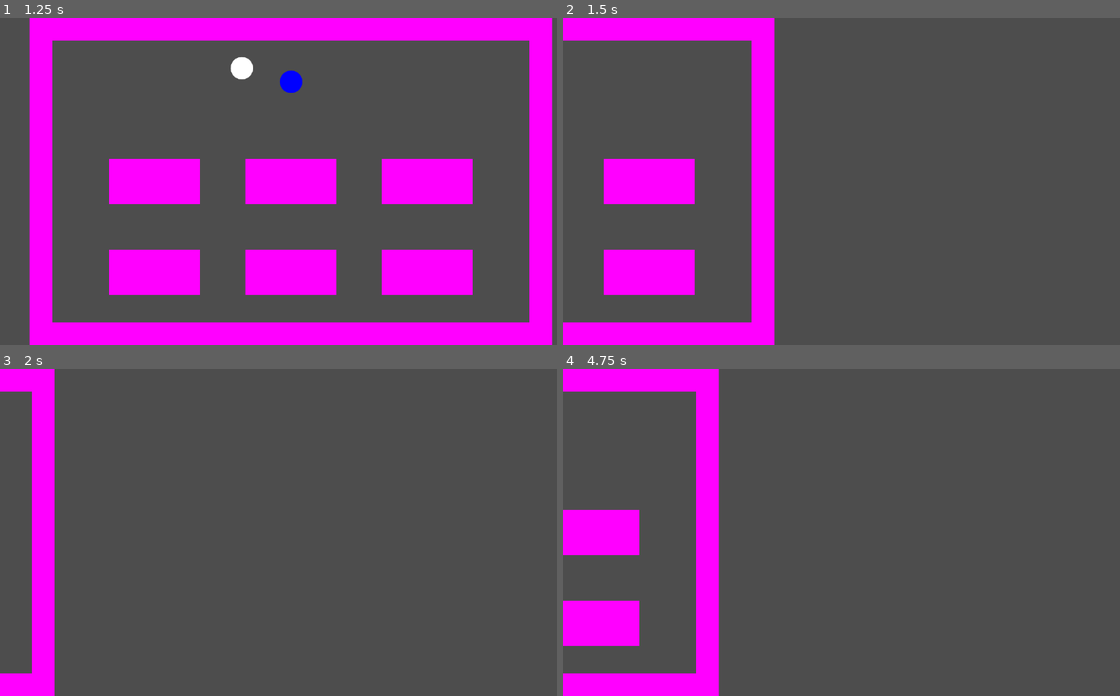
Above: before the commit, frames 1-4 (two rows, left to right).
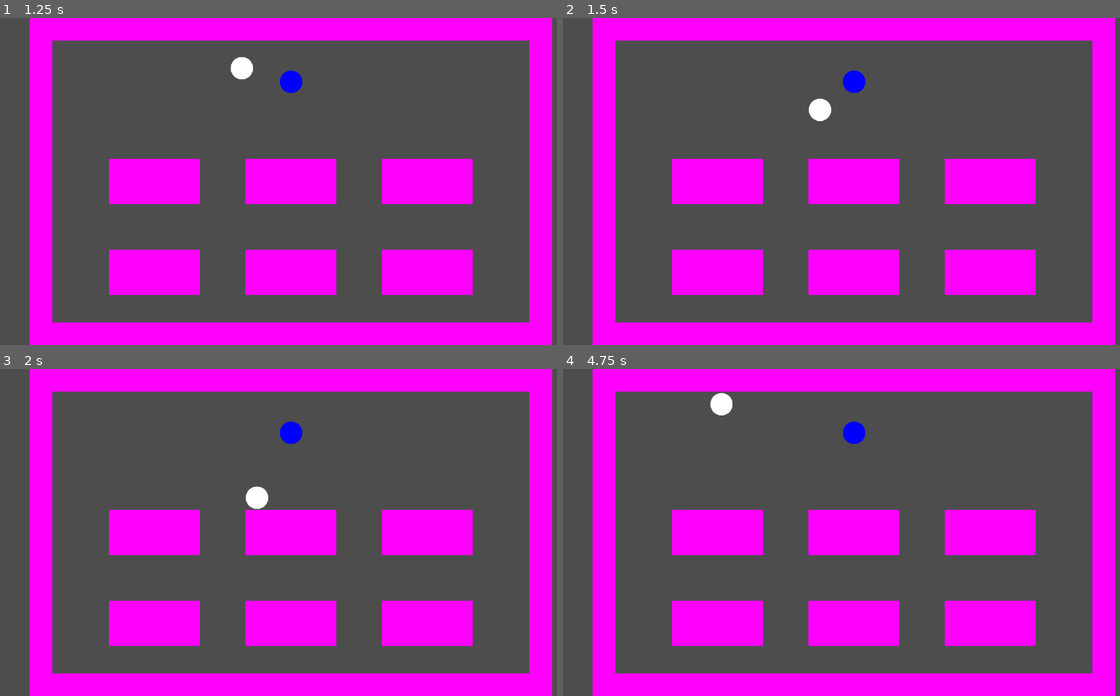
Above: after the commit, the same moments.

Repository: cty012/terror-on-the-tracks-demo
Game: Godot game, scene res://scenes/game.tscn
Two runs of this game, one before a commit and one after it. Both use one fixed random seed, a clock stepped at 60 frames per second and the inputs below. The project has no main scene, so this scene is started directly.
Inputs:
- Up to frame 1 (1.25 s): tap Enter at 0.5 s; hold D from 0.53 s (still down); hold 1 from 0.53 s (still down); tap 2 at 0.8 s
- Up to frame 2 (1.5 s): release D at 1.28 s; release 1 at 1.28 s; hold S from 1.28 s (still down); tap 2 at 1.35 s
- Up to frame 3 (2 s): keep holding S; tap 3 at 1.55 s
- Up to frame 4 (4.75 s): release S at 2.03 s; hold D 2.03-2.78 s; tap 3 at 2.1 s; tap 4 at 2.3, 2.85 s; hold W 2.78-3.53 s; tap 5 at 3.05, 3.6 s; tap Space at 3.5 s; hold 1 3.53-4.28 s; hold A from 3.53 s (still down); tap 1 at 4.35 s; tap 2 at 4.55 s

Frame 1 is identical in both runs. In frame 2, 34% of the frame differs, in the area x 0-100%, y 0-100%; in frame 3, 31%; in frame 4, 34%.

Commit message:
Add dialogue UI

Diff:
--- /dev/null
+++ b/prefabs/ui/dialogue_choice.tscn
@@ -0,0 +1,12 @@
+[gd_scene load_steps=2 format=3 uid="uid://4stcvr5q4a0j"]
+
+[ext_resource type="Script" path="res://scripts/controllers/ui_dialogue_choice_controller.gd" id="1_xb56u"]
+
+[node name="dialogue_choice" type="Button"]
+custom_minimum_size = Vector2(600, 60)
+offset_left = -300.0
+offset_top = -30.0
+offset_right = 300.0
+offset_bottom = 30.0
+text = "[CHOICE]"
+script = ExtResource("1_xb56u")
--- a/scenes/game.tscn
+++ b/scenes/game.tscn
@@ -3,10 +3,10 @@
 [ext_resource type="Script" path="res://scripts/controllers/player_controller.gd" id="1_0bvfg"]
 [ext_resource type="Script" path="res://scripts/systems/input_system.gd" id="1_nh1b4"]
 [ext_resource type="Script" path="res://scripts/systems/event_system.gd" id="2_c3i0d"]
-[ext_resource type="Script" path="res://scripts/systems/ui_system.gd" id="3_px7o7"]
 [ext_resource type="Script" path="res://scripts/controllers/camera_controller.gd" id="4_57u3r"]
 [ext_resource type="Script" path="res://scripts/systems/dialogue_system.gd" id="4_ghhox"]
 [ext_resource type="Script" path="res://scripts/systems/debug_system.gd" id="4_glw46"]
+[ext_resource type="Script" path="res://scripts/controllers/ui_dialogue_controller.gd" id="7_sxfur"]
 [ext_resource type="Script" path="res://scripts/controllers/professor_controller.gd" id="7_x2f58"]
 [ext_resource type="Script" path="res://scripts/controllers/dialogue_range_controller.gd" id="9_6tywj"]
 
@@ -38,9 +38,6 @@
 [node name="event_system" type="Node" parent="."]
 script = ExtResource("2_c3i0d")
 
-[node name="ui_system" type="Node" parent="."]
-script = ExtResource("3_px7o7")
-
 [node name="dialogue_system" type="Node" parent="."]
 script = ExtResource("4_ghhox")
 
@@ -52,6 +49,73 @@
 
 [node name="camera" type="Camera2D" parent="."]
 script = ExtResource("4_57u3r")
+
+[node name="hud" type="Control" parent="."]
+z_index = 10
+layout_mode = 3
+anchors_preset = 8
+anchor_left = 0.5
+anchor_top = 0.5
+anchor_right = 0.5
+anchor_bottom = 0.5
+offset_left = -640.0
+offset_top = -360.0
+offset_right = 640.0
+offset_bottom = 360.0
+grow_horizontal = 2
+grow_vertical = 2
+
+[node name="dialogue" type="Control" parent="hud"]
+layout_mode = 1
+anchors_preset = 15
+anchor_right = 1.0
+anchor_bottom = 1.0
+grow_horizontal = 2
+grow_vertical = 2
+script = ExtResource("7_sxfur")
+
+[node name="speech_panel" type="Panel" parent="hud/dialogue"]
+layout_mode = 1
+anchors_preset = 2
+anchor_top = 1.0
+anchor_bottom = 1.0
+offset_left = 200.0
+offset_top = -150.0
+offset_right = 1200.0
+grow_vertical = 0
+
+[node name="character_name" type="Label" parent="hud/dialogue/speech_panel"]
+layout_mode = 0
+offset_left = 20.0
+offset_top = 10.0
+offset_right = 220.0
+offset_bottom = 33.0
+text = "[CHARACTER NAME]"
+
+[node name="character_speech" type="Label" parent="hud/dialogue/speech_panel"]
+layout_mode = 0
+offset_left = 20.0
+offset_top = 40.0
+offset_right = 980.0
+offset_bottom = 141.0
+text = "Lorem ipsum dolor sit amet, consectetur adipiscing elit, sed do eiusmod tempor incididunt ut labore et dolore magna aliqua. Ut enim ad minim veniam, quis nostrud exercitation ullamco laboris nisi ut aliquip ex ea commodo consequat. Duis aute irure dolor in reprehenderit in voluptate velit esse cillum dolore eu fugiat nulla pariatur."
+autowrap_mode = 3
+
+[node name="choice_list" type="VBoxContainer" parent="hud/dialogue"]
+layout_mode = 1
+anchors_preset = 8
+anchor_left = 0.5
+anchor_top = 0.5
+anchor_right = 0.5
+anchor_bottom = 0.5
+offset_left = -300.0
+offset_top = -360.0
+offset_right = 300.0
+offset_bottom = 210.0
+grow_horizontal = 2
+grow_vertical = 2
+theme_override_constants/separation = 30
+alignment = 1
 
 [node name="player" type="CharacterBody2D" parent="."]
 position = Vector2(-450, -250)
--- a/scripts/common/data.gd
+++ b/scripts/common/data.gd
@@ -2,6 +2,5 @@
 class_name Data
 
 
-var PLAYER_NAME := "player"
 var CAR_WIDTH := 1100
 var CAR_HEIGHT := 670
--- a/scripts/controllers/camera_controller.gd
+++ b/scripts/controllers/camera_controller.gd
@@ -1,17 +1,19 @@
 extends Camera2D
 
-var data = preload("res://scripts/common/data.gd").new()
-var event_system
-var player
+var data := preload("res://scripts/common/data.gd").new()
+var event_system: EventSystem
+var player: CharacterBody2D
 
 
 var target := Vector2.ZERO
 var alpha := 8.0
-var lsid_switch_car
+var lsid_switch_car := 0
+
 
 # Focus the camera on the target car
-func on_switch_car(event):
+func on_switch_car(event) -> void:
     target = Vector2(data.CAR_WIDTH * event["index"], 0)
+
 
 # Called when the node enters the scene tree for the first time.
 func _ready() -> void:
@@ -19,8 +21,10 @@
     player = $/root/scene/player
     lsid_switch_car = event_system.add_listener("game::switch-car", on_switch_car)
 
+
 func _exit_tree() -> void:
     event_system.remove_listener(lsid_switch_car)
+
 
 # Called every frame. 'delta' is the elapsed time since the previous frame.
 func _process(delta: float) -> void:
--- a/scripts/controllers/dialogue_range_controller.gd
+++ b/scripts/controllers/dialogue_range_controller.gd
@@ -1,26 +1,25 @@
 extends Area2D
 
-var data = preload("res://scripts/common/data.gd").new()
-var event_system
+var data := preload("res://scripts/common/data.gd").new()
+var event_system: EventSystem
 
 
-var npc
+var npc: CharacterBody2D
+
+
+func _on_body_entered(body: Node) -> void:
+    if body.name == "player":
+        event_system.emit("game::dialogue-detect", { "npc": npc, "in-range": true })
+
+
+func _on_body_exited(body: Node) -> void:
+    if body.name == "player":
+        event_system.emit("game::dialogue-detect", { "npc": npc, "in-range": false })
+
 
 # Called when the node enters the scene tree for the first time.
 func _ready() -> void:
     event_system = $/root/scene/event_system
     npc = get_parent()
-    self.body_entered.connect(on_body_entered)
-    self.body_exited.connect(on_body_exited)
-
-# Called every frame. 'delta' is the elapsed time since the previous frame.
-func _process(delta: float) -> void:
-    pass
-
-func on_body_entered(body):
-    if body.name == data.PLAYER_NAME:
-        event_system.emit("game::dialogue-detect", { "npc": npc, "in-range": true })
-
-func on_body_exited(body):
-    if body.name == data.PLAYER_NAME:
-        event_system.emit("game::dialogue-detect", { "npc": npc, "in-range": false })
+    body_entered.connect(_on_body_entered)
+    body_exited.connect(_on_body_exited)
--- a/scripts/controllers/player_controller.gd
+++ b/scripts/controllers/player_controller.gd
@@ -1,13 +1,15 @@
 extends CharacterBody2D
 
-var util = preload("res://scripts/common/util.gd").new()
-var event_system
+var util := preload("res://scripts/common/util.gd").new()
+var event_system: EventSystem
 
 
+var character_name := "Player"
+var speed := 500.0
 var lsid_movement := 0
-var speed := 500.0
 
-func on_movement(event):
+
+func on_move(event) -> void:
     var displacement := Vector2.ZERO
     for direction in event["directions"]:
         if direction == "up":
@@ -20,18 +22,22 @@
             displacement.x += 1.0
     self.velocity = displacement.normalized() * speed
 
+
 # Called when the node enters the scene tree for the first time.
 func _ready() -> void:
     event_system = $/root/scene/event_system
     $sprite.texture = util.create_circle_texture(50, Color.WHITE)
-    lsid_movement = event_system.add_listener("game::movement", on_movement)
+    lsid_movement = event_system.add_listener("game::movement", on_move)
+
 
 func _exit_tree():
     event_system.remove_listener(lsid_movement)
+
 
 # Called every frame. 'delta' is the elapsed time since the previous frame.
 func _process(delta: float) -> void:
     pass
 
+
 func _physics_process(delta):
     move_and_slide()
--- a/scripts/controllers/professor_controller.gd
+++ b/scripts/controllers/professor_controller.gd
@@ -1,12 +1,72 @@
 extends Node
 
-var util = preload("res://scripts/common/util.gd").new()
+var util := preload("res://scripts/common/util.gd").new()
+
+
+var character_name := "Professor"
+
+
+func get_dialogue_tree() -> Dictionary:
+    return {
+        "_start": "welcome",
+        "welcome": {
+            "character-name": character_name,
+            "speech": "Welcome to GSD 405! How can I help you?",
+            "choices": [
+                {
+                    "speech": "Where can I find the syllabus?",
+                    "result": "syllabus",
+                },
+                {
+                    "speech": "What is your favorite game?",
+                    "result": "favorite-game",
+                },
+            ],
+        },
+        "more-q": {
+            "character-name": character_name,
+            "speech": "Any more questions?",
+            "choices": [
+                {
+                    "speech": "Where can I find the syllabus?",
+                    "result": "syllabus",
+                },
+                {
+                    "speech": "What is your favorite game?",
+                    "result": "favorite-game",
+                },
+                {
+                    "speech": "No.",
+                    "result": "end",
+                },
+            ],
+        },
+        "syllabus": {
+            "character-name": character_name,
+            "speech": "On Canvas, obviously.",
+            "choices": [],
+            "result": "more-q",
+        },
+        "favorite-game": {
+            "character-name": character_name,
+            "speech": "My favorite game is Terror in the Classroom.",
+            "choices": [],
+            "result": "more-q",
+        },
+        "end": {
+            "character-name": character_name,
+            "speech": "Hope you have a wonderful day!",
+            "choices": [],
+            "result": "_end",
+        },
+    }
 
 
 # Called when the node enters the scene tree for the first time.
 func _ready() -> void:
     $sprite.texture = util.create_circle_texture(50, Color.BLUE)
 
+
 # Called every frame. 'delta' is the elapsed time since the previous frame.
 func _process(delta: float) -> void:
     pass
--- /dev/null
+++ b/scripts/controllers/ui_dialogue_choice_controller.gd
@@ -0,0 +1,16 @@
+extends Button
+
+var event_system: EventSystem
+
+
+var index := 1
+
+
+func _on_button_pressed() -> void:
+    event_system.emit("game::dialogue-choose", { "choice": index })
+
+
+# Called when the node enters the scene tree for the first time.
+func _ready() -> void:
+    event_system = $/root/scene/event_system
+    pressed.connect(_on_button_pressed)
--- /dev/null
+++ b/scripts/controllers/ui_dialogue_controller.gd
@@ -0,0 +1,18 @@
+extends Control
+
+
+func update_speech(dialogue) -> void:
+    self.get_node("speech_panel/character_name").text = dialogue["character-name"]
+    self.get_node("speech_panel/character_speech").text = dialogue["speech"]
+
+    # Clear existing choices
+    for child in $choice_list.get_children():
+        child.queue_free()
+
+    # Add new choices
+    var item_prefab = preload("res://prefabs/ui/dialogue_choice.tscn")
+    for i in range(len(dialogue["choices"])):
+        var item := item_prefab.instantiate()
+        item.index = i
+        item.text = dialogue["choices"][i]["speech"]
+        $choice_list.add_child(item)
--- a/scripts/systems/debug_system.gd
+++ b/scripts/systems/debug_system.gd
@@ -1,15 +1,16 @@
 extends Node
 
-var event_system
+var event_system: EventSystem
 
 
 # Called when the node enters the scene tree for the first time.
 func _ready() -> void:
     event_system = $/root/scene/event_system
 
+
 # Called every frame. 'delta' is the elapsed time since the previous frame.
 func _process(delta: float) -> void:
-    if Input.is_key_pressed(KEY_1):
+    if Input.is_key_pressed(KEY_COMMA):
         event_system.emit("game::switch-car", { "index": 0 })
-    elif Input.is_key_pressed(KEY_2):
+    elif Input.is_key_pressed(KEY_PERIOD):
         event_system.emit("game::switch-car", { "index": 1 })
--- a/scripts/systems/dialogue_system.gd
+++ b/scripts/systems/dialogue_system.gd
@@ -1,17 +1,26 @@
 extends Node
 class_name DialogueSystem
 
-var event_system
+var event_system: EventSystem
 
 
-var player
+var player: CharacterBody2D
 var npc_in_range := []
-var npc_in_dialogue
-var lsid_dialogue_detect
+var npc_in_dialogue: CharacterBody2D
+var ui_dialogue: Control
+var dialogue_tree: Dictionary  ## Actually a graph, not a tree
+var state: String
+
+var lsid_dialogue_detect := 0
+var lsid_dialogue_start := 0
+var lsid_dialogue_end := 0
+var lsid_dialogue_continue := 0
+var lsid_dialogue_choose := 0
+
 
 # Helper
-func get_closest_npc() -> Node:
-    var closest_npc: Node = null
+func get_closest_npc() -> CharacterBody2D:
+    var closest_npc: CharacterBody2D = null
     var min_distance = INF
 
     for npc in npc_in_range:
@@ -22,48 +31,82 @@
 
     return closest_npc
 
+
 func in_dialogue() -> bool:
     return npc_in_dialogue != null
 
-# Player starts a dialogue with an NPC
-func on_dialogue_start(event):
-    # Skip if already in dialogue
-    if in_dialogue():
-        print("Already talking to " + npc_in_dialogue.name)
-        return
-
-    # Skip if nobody to talk to
-    if npc_in_range.is_empty():
-        print("Nobody to talk to")
-        return
-
-    # Otherwise talk with the closest NPC
-    npc_in_dialogue = get_closest_npc()
-    print("Talking to " + npc_in_dialogue.name)
-    # TODO: ui
-
-func on_dialogue_finish(event):
-    if in_dialogue():
-        print("Finished talking to " + npc_in_dialogue.name)
-    npc_in_dialogue = null
-    # TODO: ui
 
 # Automatically called when an NPC announces that the player is inside/outside its dialogue range
-func on_dialogue_detect(event):
+func on_dialogue_detect(event) -> void:
     var idx = npc_in_range.find(event["npc"])
     if idx != -1:
         npc_in_range.remove_at(idx)
     if event["in-range"]:
         npc_in_range.append(event["npc"])
 
+
+# Player starts a dialogue with an NPC
+func on_dialogue_start(event) -> void:
+    # Skip if already in dialogue
+    if in_dialogue():
+        return
+
+    # Skip if nobody to talk to
+    if npc_in_range.is_empty():
+        return
+
+    # Otherwise talk with the closest NPC
+    npc_in_dialogue = get_closest_npc()
+
+    # Update UI
+    dialogue_tree = npc_in_dialogue.get_dialogue_tree()
+    state = dialogue_tree["_start"]
+    ui_dialogue.update_speech(dialogue_tree[state])
+    ui_dialogue.visible = true
+
+
+func on_dialogue_end(event) -> void:
+    npc_in_dialogue = null
+
+    # Update UI
+    ui_dialogue.visible = false
+
+
+func on_dialogue_continue(event) -> void:
+    if not dialogue_tree[state]["choices"].is_empty():
+        return
+    state = dialogue_tree[state]["result"]
+    if state == "_end":
+        on_dialogue_end({})
+    else:
+        ui_dialogue.update_speech(dialogue_tree[state])
+
+
+func on_dialogue_choose(event) -> void:
+    var i: int = event["choice"]
+    if i < 0 or i >= len(dialogue_tree[state]["choices"]):
+        return
+    state = dialogue_tree[state]["choices"][i]["result"]
+    # TODO: execute effects
+    ui_dialogue.update_speech(dialogue_tree[state])
+
+
 # Called when the node enters the scene tree for the first time.
 func _ready() -> void:
     event_system = $/root/scene/event_system
     player = $/root/scene/player
+    ui_dialogue = $/root/scene/hud/dialogue
+    on_dialogue_end({})
     lsid_dialogue_detect = event_system.add_listener("game::dialogue-detect", on_dialogue_detect)
-    lsid_dialogue_detect = event_system.add_listener("game::dialogue-start", on_dialogue_start)
-    lsid_dialogue_detect = event_system.add_listener("game::dialogue-finish", on_dialogue_finish)
+    lsid_dialogue_start = event_system.add_listener("game::dialogue-start", on_dialogue_start)
+    lsid_dialogue_end = event_system.add_listener("game::dialogue-end", on_dialogue_end)
+    lsid_dialogue_continue = event_system.add_listener("game::dialogue-continue", on_dialogue_continue)
+    lsid_dialogue_choose = event_system.add_listener("game::dialogue-choose", on_dialogue_choose)
 
-# Called every frame. 'delta' is the elapsed time since the previous frame.
-func _process(delta: float) -> void:
-    pass
+
+func _exit_tree() -> void:
+    event_system.remove_listener(lsid_dialogue_detect)
+    event_system.remove_listener(lsid_dialogue_start)
+    event_system.remove_listener(lsid_dialogue_end)
+    event_system.remove_listener(lsid_dialogue_continue)
+    event_system.remove_listener(lsid_dialogue_choose)
--- a/scripts/systems/event_system.gd
+++ b/scripts/systems/event_system.gd
@@ -20,10 +20,12 @@
 var listener_id_counter := 0  # Starts from 1
 var listener_map := {}
 
-func emit(event_type: String, event):
+
+func emit(event_type: String, event) -> void:
     if event_type in listeners:
         for listener_id in listeners[event_type].keys():
             listeners[event_type][listener_id].call(event)
+
 
 func add_listener(event_type: String, callback: Callable) -> int:
     listener_id_counter += 1
@@ -33,7 +35,8 @@
     listener_map[listener_id_counter] = event_type
     return listener_id_counter
 
-func remove_listener(listener_id: int):
+
+func remove_listener(listener_id: int) -> void:
     # 0 is not used
     if listener_id == 0:
         return
--- a/scripts/systems/input_system.gd
+++ b/scripts/systems/input_system.gd
@@ -1,8 +1,8 @@
 extends Node
 class_name InputSystem
 
-var event_system
-var dialogue_system
+var event_system: EventSystem
+var dialogue_system: DialogueSystem
 
 
 # Dictionary storing custom key bindings
@@ -18,18 +18,28 @@
         "collect": KEY_F,
         "cancel": KEY_ESCAPE,
     },
+    "temp": {
+        "dialogue-op1": KEY_1,
+        "dialogue-op2": KEY_2,
+        "dialogue-op3": KEY_3,
+        "dialogue-op4": KEY_4,
+        "dialogue-op5": KEY_5,
+    }
 }
 
 var key_just_pressed := []
 var key_just_released := []
 
+
 func is_key_just_pressed(keycode: Key) -> bool:
     return key_just_pressed.find(keycode) != -1
+
 
 func is_key_just_released(keycode: Key) -> bool:
     return key_just_released.find(keycode) != -1
 
-func detect_movement():
+
+func detect_movement() -> bool:
     var directions := []
     for direction in key_bindings["movement"]:
         if Input.is_key_pressed(key_bindings["movement"][direction]):
@@ -43,32 +53,54 @@
         directions.erase("left")
         directions.erase("right")
 
-    #if not directions.is_empty():
-    event_system.emit("game::movement", {
-            "directions": directions,
-        })
+    event_system.emit("game::movement", { "directions": directions })
+    return not directions.is_empty()
 
-func detect_dialogue():
-    if dialogue_system.in_dialogue():
-        if is_key_just_pressed(key_bindings["interaction"]["cancel"]):
-            event_system.emit("game::dialogue-finish", {})
+
+func detect_dialogue_start() -> bool:
+    if is_key_just_pressed(key_bindings["interaction"]["dialogue"]):
+        event_system.emit("game::dialogue-start", {})
+        event_system.emit("game::movement", { "directions": [] })  # Stop movement if dialogue starts
+        return true
+    return false
+
+
+func detect_dialogue_action() -> bool:
+    if is_key_just_pressed(key_bindings["interaction"]["cancel"]):
+        event_system.emit("game::dialogue-end", {})
+    elif is_key_just_pressed(key_bindings["interaction"]["dialogue"]):
+        event_system.emit("game::dialogue-continue", {})
+    elif is_key_just_pressed(key_bindings["temp"]["dialogue-op1"]):
+        event_system.emit("game::dialogue-choose", { "choice": 0 })
+    elif is_key_just_pressed(key_bindings["temp"]["dialogue-op2"]):
+        event_system.emit("game::dialogue-choose", { "choice": 1 })
+    elif is_key_just_pressed(key_bindings["temp"]["dialogue-op3"]):
+        event_system.emit("game::dialogue-choose", { "choice": 2 })
+    elif is_key_just_pressed(key_bindings["temp"]["dialogue-op4"]):
+        event_system.emit("game::dialogue-choose", { "choice": 3 })
+    elif is_key_just_pressed(key_bindings["temp"]["dialogue-op5"]):
+        event_system.emit("game::dialogue-choose", { "choice": 4 })
     else:
-        if is_key_just_pressed(key_bindings["interaction"]["dialogue"]):
-            event_system.emit("game::dialogue-start", {})
+        return false
+    return true
+
 
 # Called when the node enters the scene tree for the first time.
 func _ready() -> void:
     event_system = $/root/scene/event_system
     dialogue_system = $/root/scene/dialogue_system
 
+
 # Called every frame. 'delta' is the elapsed time since the previous frame.
 func _process(delta: float) -> void:
-    if not dialogue_system.in_dialogue():
-        detect_movement()
-    detect_dialogue()
+    if dialogue_system.in_dialogue():
+        detect_dialogue_action()
+    else:
+        detect_dialogue_start() or detect_movement()  # Detect movement iff dialogue doesn't start
     key_just_pressed = []
     key_just_released = []
 
-func _input(event):
+
+func _input(event) -> void:
     if event is InputEventKey and not event.is_echo():
         (key_just_pressed if event.pressed else key_just_released).append(event.keycode)
--- a/scripts/systems/ui_system.gd
+++ /dev/null
@@ -1,8 +0,0 @@
-extends Node
-class_name UISystem
-
-
-var is_enabled := false
-
-func pause():
-    pass
